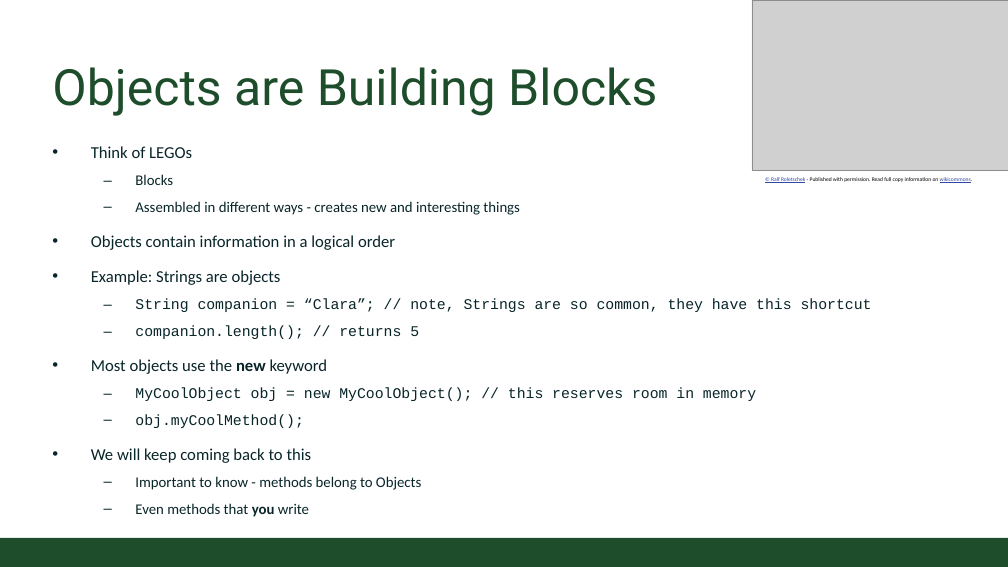
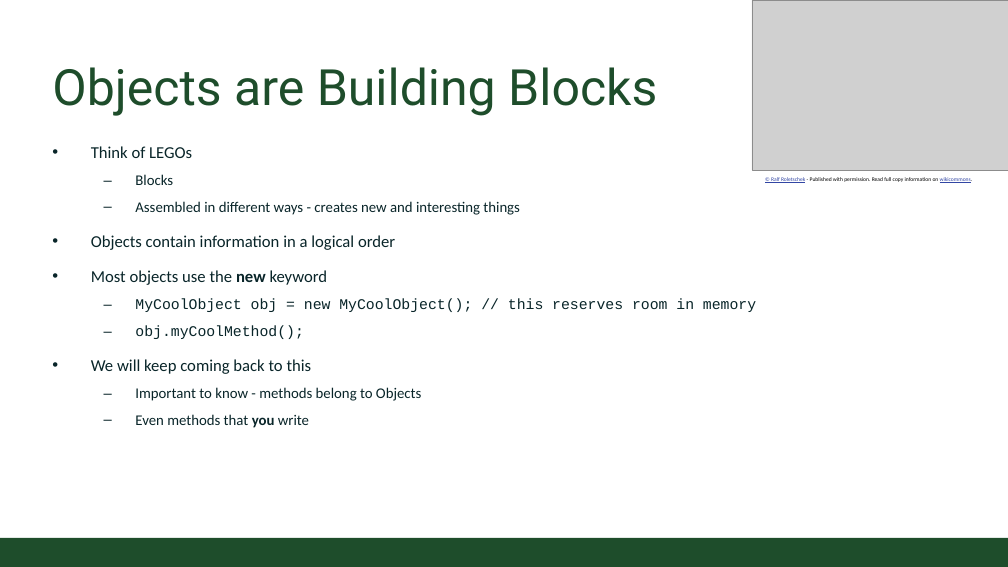
Before and after one commit to CSU-CompSci-CS163-4/Handouts, a slide deck: slide 3 of slides/Online/2020/03a - ObjectsMethods.pptx. Drawn at 1008x567 pixels with LibreOffice and Linux fonts; fonts in the diff are those of the drawing; grey boxes stand for pictures; background and template pictures are left out. Boxes give left, top, right and bottom in pixels: in the first picture for what was removed or moved away, otherwise in the second. Text is boxed around its words. In the diff, an @@ line names an element or a change of style, - is before the commit and + after.

```diff
--- a/slides/Online/2020/03a - ObjectsMethods.pptx
+++ b/slides/Online/2020/03a - ObjectsMethods.pptx
@@ text at (x1=91, y1=270, x2=872, y2=339): paragraphs removed @@
-• Example: Strings are objects
-  – String companion = “Clara”; // note, Strings are so common, they have this shortcut
-  – companion.length(); // returns 5
```
Also in this commit, not shown: 2 other slides changed, 3 slides added, 1 slide removed.
